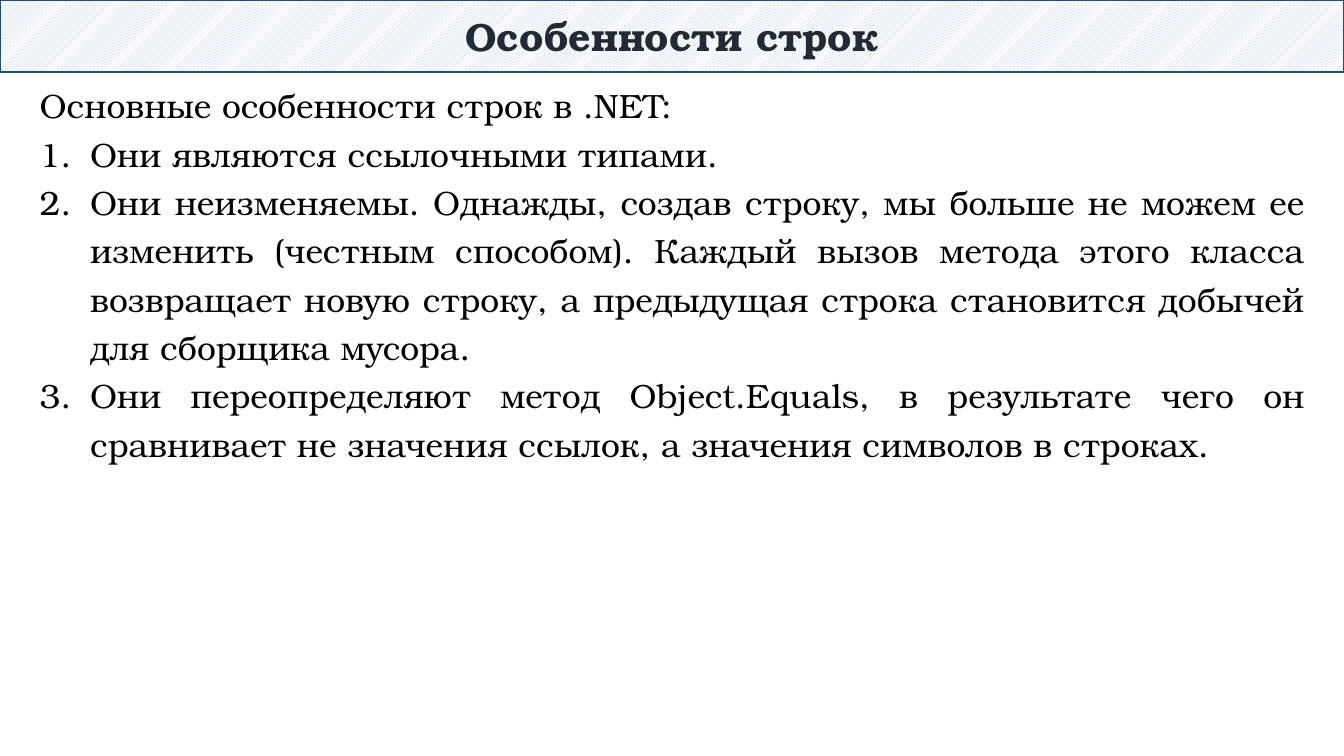
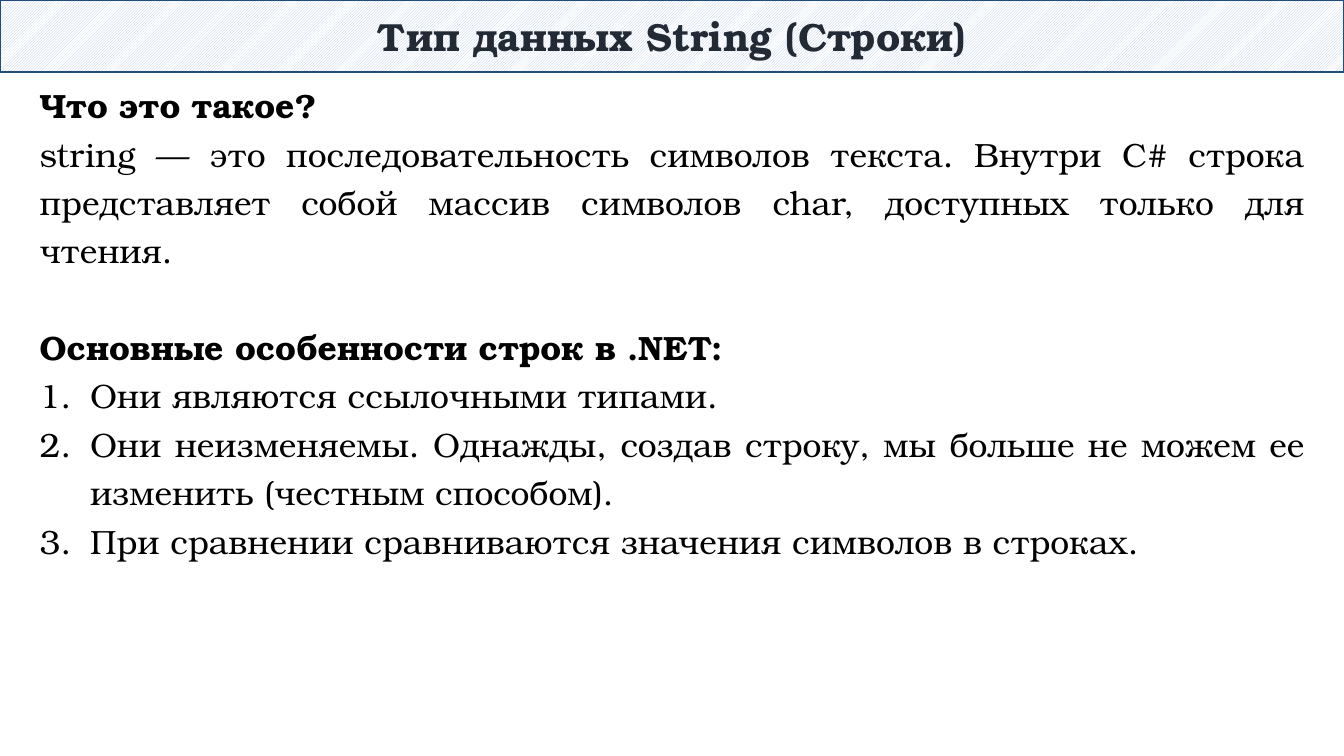
Before and after one commit to DaniilKlyukin/ITiP-1, a slide deck: slide 2 of Лекции/ИТиП 1 лек 5.pptx (slide 9 before the commit). Drawn at 1344x756 pixels with LibreOffice and Linux fonts; fonts in the diff are those of the drawing. Boxes give left, top, right and bottom in pixels: in the first picture for what was removed or moved away, otherwise in the second. Text is boxed around its words. In the diff, an @@ line names an element or a change of style, - is before the commit and + after.

```diff
--- a/Лекции/ИТиП 1 лек 5.pptx
+++ b/Лекции/ИТиП 1 лек 5.pptx
@@ text in rectangle at bbox=[378, 21, 953, 61]: text changed @@
-Особенности строк
+Тип данных String (Строки)
@@ text at bbox=[40, 95, 1304, 264]: paragraphs added @@
+Что это такое?
+string — это последовательность символов текста. Внутри C# строка представляет собой массив символов char, доступных только для чтения.
@@ text at bbox=[40, 334, 723, 367]: bold on in "Основные особенности строк в .NET:" @@
@@ text at bbox=[90, 432, 1304, 562]: text changed @@
-2. Они неизменяемы. Однажды, создав строку, мы больше не можем ее изменить (честным способом). Каждый вызов метода этого класса возвращает новую строку, а предыдущая строка становится добычей для сборщика мусора.
-3. Они переопределяют метод Object.Equals, в результате чего он сравнивает не значения ссылок, а значения символов в строках.
+2. Они неизменяемы. Однажды, создав строку, мы больше не можем ее изменить (честным способом).
+3. При сравнении сравниваются значения символов в строках.
```
Also in this commit, not shown: 4 other slides changed, 19 slides added, 11 slides removed, 5 other files.
